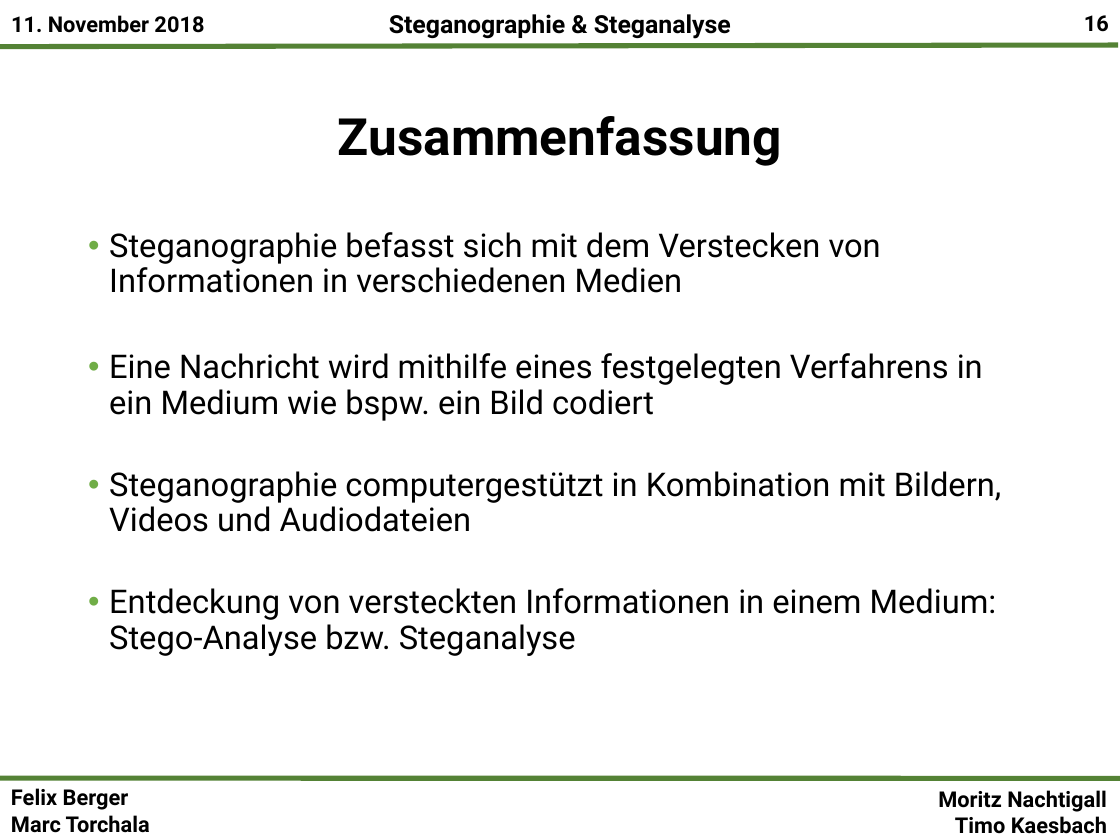
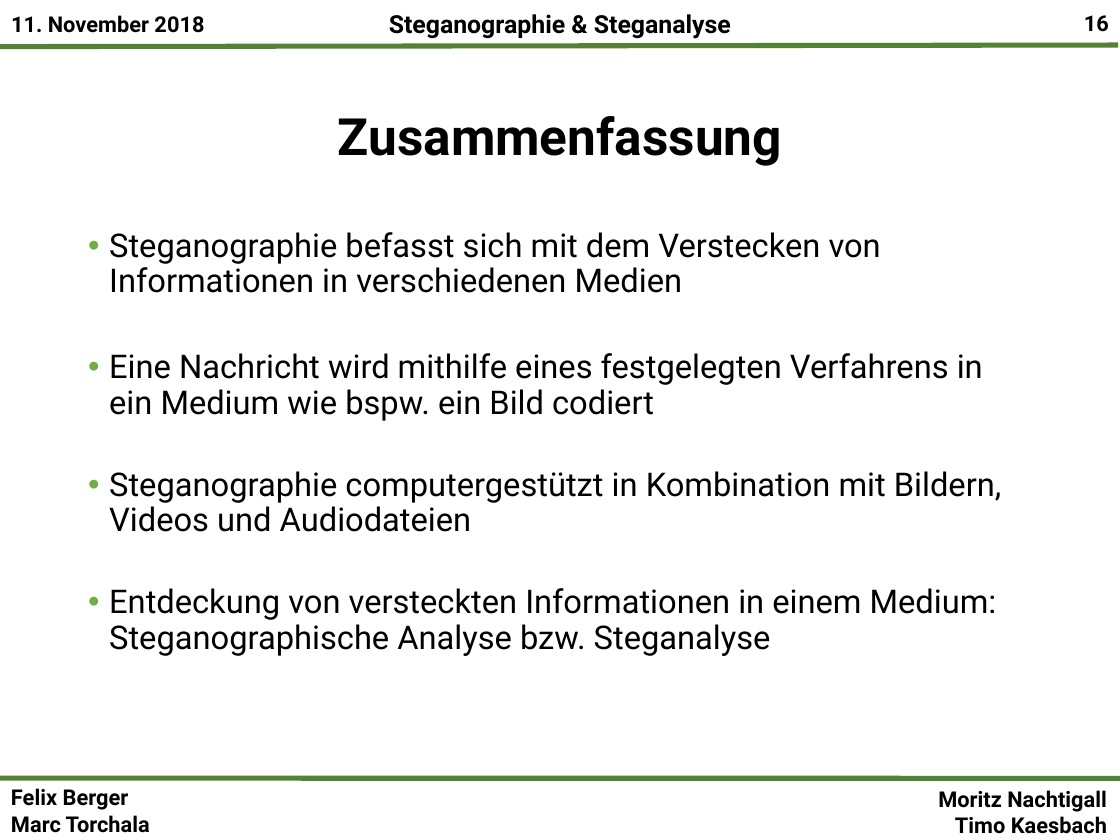
Before and after one commit to mtorchala/SteganographieSteganalyse, a slide deck: slide 16 of Präsentationen/Steganographie&Steganalyse_Gesamtpräsentation.pptx. Drawn at 1120x840 pixels with LibreOffice and Linux fonts; fonts in the diff are those of the drawing; background and template pictures are left out. Boxes give left, top, right and bottom in pixels: in the first picture for what was removed or moved away, otherwise in the second. Text is boxed around its words. In the diff, an @@ line names an element or a change of style, - is before the commit and + after.

Commit message:
Gesamtpräsentation angepasst

```diff
--- a/Präsentationen/Steganographie&Steganalyse_Gesamtpräsentation.pptx
+++ b/Präsentationen/Steganographie&Steganalyse_Gesamtpräsentation.pptx
@@ text at bbox=[109, 588, 997, 656]: text changed @@
-• Entdeckung von versteckten Informationen in einem Medium:
-  Stego-Analyse bzw. Steganalyse
+• Entdeckung von versteckten Informationen in einem Medium:
+  Steganographische Analyse bzw. Steganalyse
```
